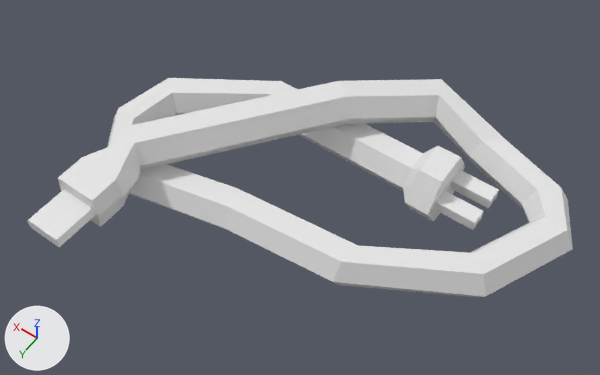
What one commit did to the FBX model Assets/Models/Furnitures/Recharger.fbx.
Camera for both pictures: a 50 mm lens placed at (2.974, 1.046, 4.632), pointed at (3.279, 0.62, 3.963). Arrows for +X, +Y and +Z are at lower left; the lights stay in place. Where no turn or scale is listed for an object, it has been applied to the vertices.

In view in the first picture: 'Recharger'.
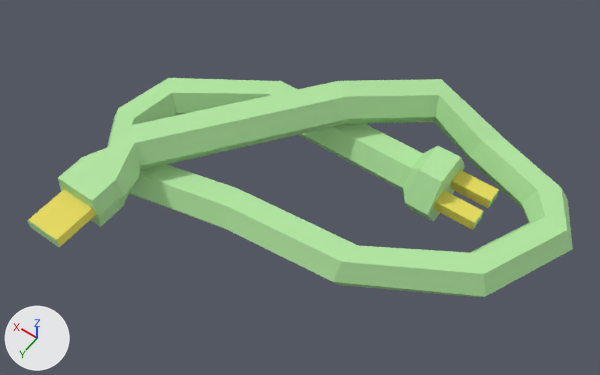
The change in detail:
Material 'Gold' (mat_gold) is new.
Its base color is (0.8, 0.703, 0.0964) (yellow #e7da57).
Its roughness is 0.69.
Material 'Accesable green' (mat_accesable_green) is new.
Its base color is (0.446, 0.8, 0.356) (green #b2e7a1).
Its roughness is 0.69.
me_cylinder_001 has 154 vertices, 146 faces and spans x -0.272..0.226, y -0.174..0.235, z -0.054..0.052.
me_cylinder_001 is used by ob_recharger; location (3.2931, 0.5884, 3.9607).
me_cylinder_001 part 1: 132 of the faces centred in x -0.251..0.212, y -0.158..0.234, z -0.054..0.052 switch from mat_material_002 (white #e7e7e7) to mat_accesable_green (green #b2e7a1).
me_cylinder_001 part 2: all 8 faces centred in x -0.152, y -0.095..-0.043, z -0.024..-0.011 switch from mat_material_002 (white #e7e7e7) to mat_gold (yellow #e7da57).
me_cylinder_001 part 3: all 6 faces centred in x 0.114..0.156, y 0.21..0.212, z 0.024..0.037 switch from mat_material_002 (white #e7e7e7) to mat_gold (yellow #e7da57).

Location of each change, [x1, y1, x2, y2] in pixels of the pictures (600 x 375 px):
part 1 of me_cylinder_001, recoloured (white to green)
    both: [27, 78, 573, 297]
part 2 of me_cylinder_001, recoloured (white to yellow)
    both: [434, 170, 499, 230]
part 3 of me_cylinder_001, recoloured (white to yellow)
    both: [28, 190, 96, 248]
